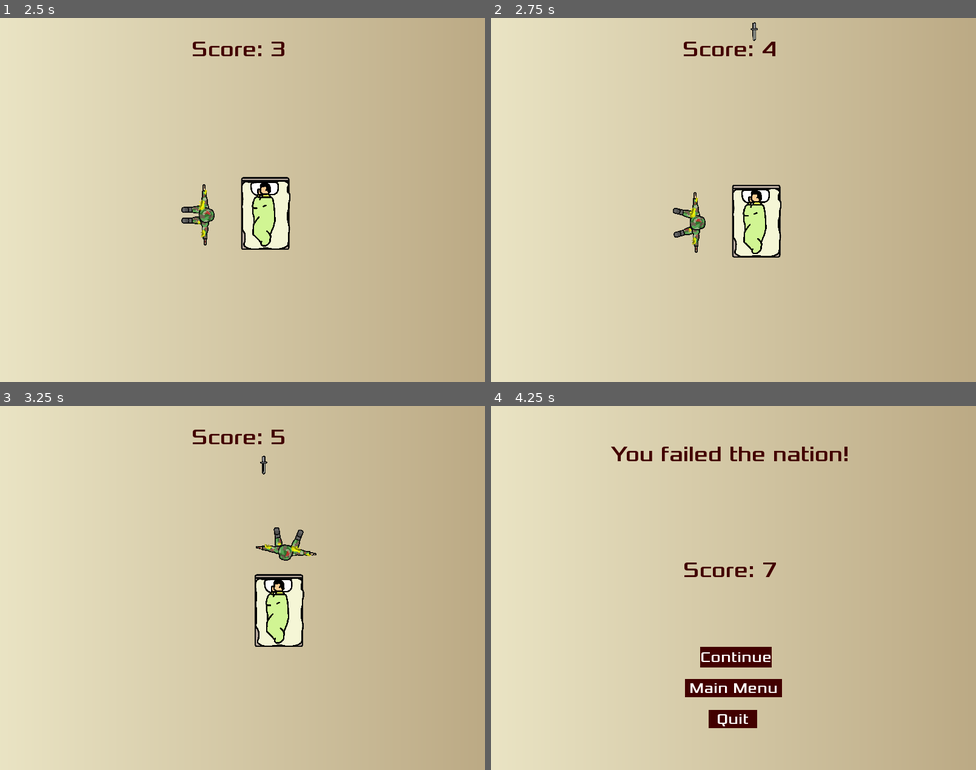
Above: before the commit, frames 1-4 (two rows, left to right).
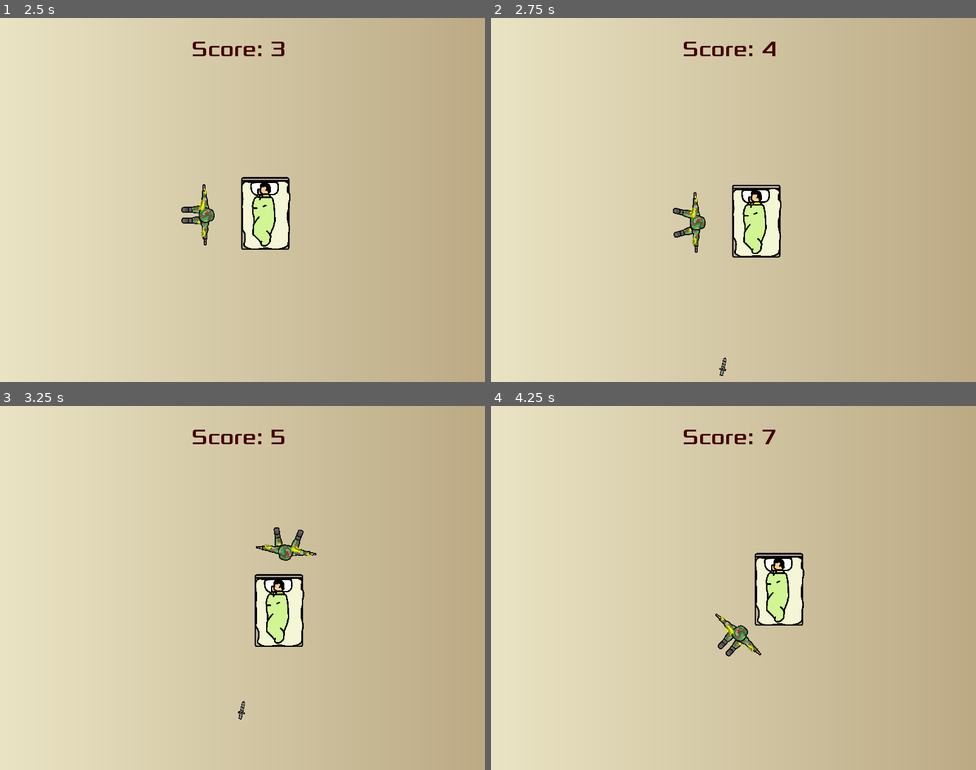
Above: after the commit, the same moments.

Repository: honoriocassiano/the-silent-protector-simulator
Game: Godot game, scene res://Main.tscn
Two runs of this game, one before a commit and one after it. Both use one fixed random seed, a clock stepped at 60 frames per second and the inputs below.
Inputs (mouse positions are in pixels of both pictures, inside the frame that each line leads up to):
- Up to frame 1 (2.5 s): click "Start" at 0.5 s; move the mouse to (349, 181) at 1.27 s; hold Right (move_right) 1.28-2.03 s; move the mouse to (145, 218) at 2.02 s; hold Down (move_down) from 2.03 s (still down)
- Up to frame 2 (2.75 s): keep holding Down (move_down)
- Up to frame 3 (3.25 s): move the mouse to (291, 507) at 2.77 s; release Down (move_down) at 2.78 s; hold Right (move_right) from 2.78 s (still down)
- Up to frame 4 (4.25 s): move the mouse to (709, 660) at 3.52 s; release Right (move_right) at 3.53 s; hold Up (move_up) from 3.53 s (still down)

Frame 1 is identical in both runs. In frame 2, less than 0.1% of the frame differs, in the area x 47-55%, y 1-99%; in frame 3, less than 0.1%; in frame 4, 5.8%, in the area x 24-74%, y 6-89%.

Commit message:
Add shoots coming from the left side
This commit closes #23

Diff:
--- a/HUD.tscn
+++ b/HUD.tscn
@@ -92,6 +92,7 @@
 __meta__ = {
 "_edit_use_anchors_": false
 }
+
 [node name="PauseScreen" type="Node2D" parent="."]
 
 [node name="ColorRect" type="ColorRect" parent="PauseScreen"]
--- a/Main.tscn
+++ b/Main.tscn
@@ -21,7 +21,7 @@
 
 [sub_resource type="Curve2D" id=3]
 _data = {
-"points": PoolVector2Array( 0, 0, 0, 0, -0.615845, -3.41257, 0, 0, 0, 0, 799.434, -0.892715, 0, 0, 0, 0, 799.484, 599.805, 0, 0, 0, 0, -2.15314, 598.217 )
+"points": PoolVector2Array( 0, 0, 0, 0, -0.615845, -3.41257, 0, 0, 0, 0, 799.434, -0.892715, 0, 0, 0, 0, 799.484, 599.805, 0, 0, 0, 0, -2.15314, 598.217, 0, 0, 0, 0, -2.10592, -3.43815 )
 }
 
 [node name="Main" type="Node"]
